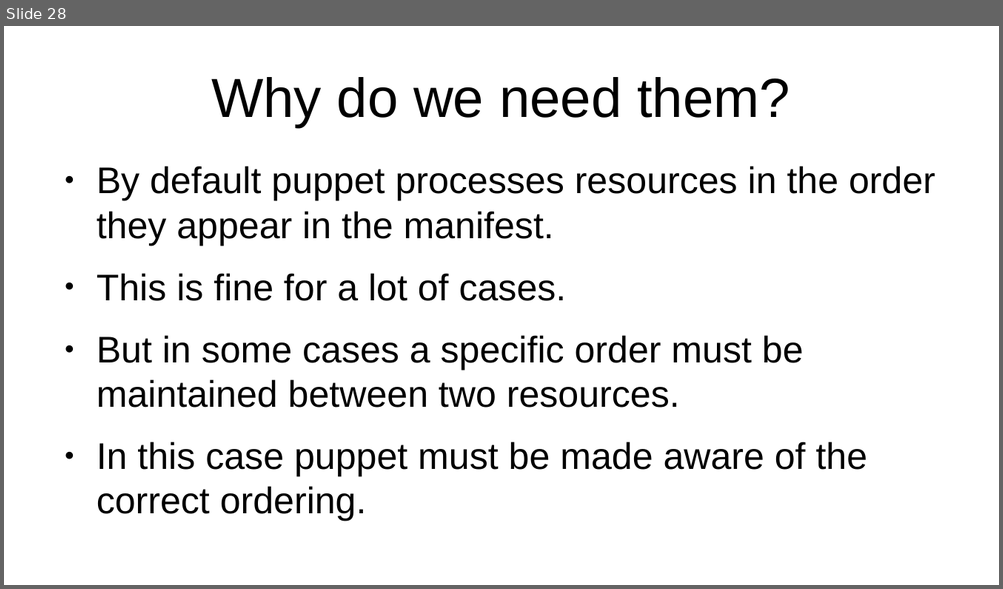
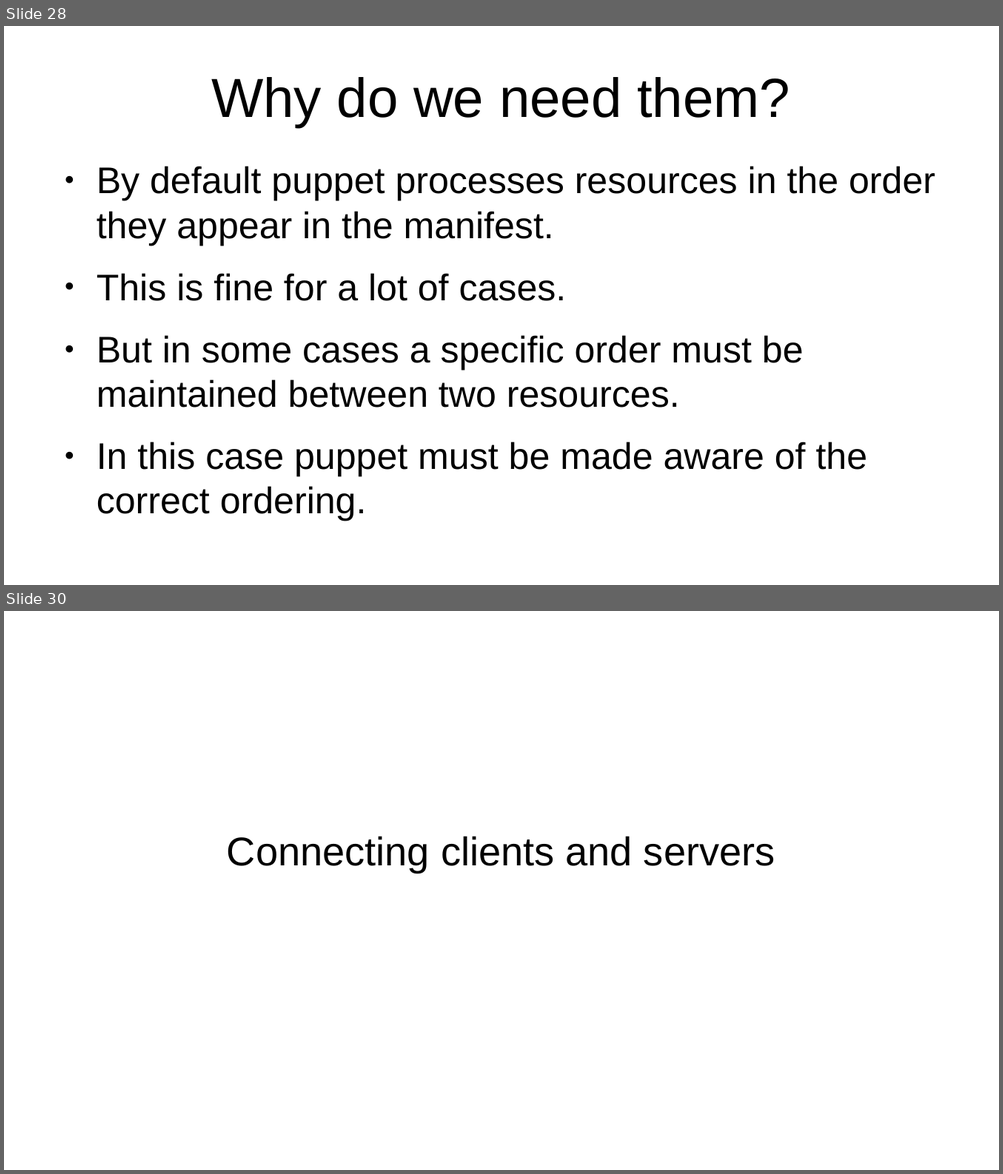
Before and after one commit to veltzer/teaching-puppet, a slide deck: slides.odp. Shown one above the other, each under a label of ours: slide 28 before the commit, slides 28 and 30 after it; the slides between them are not shown. The pictures are 1003x589 and 1003x1174 pixels, drawn with LibreOffice and Linux fonts; fonts in the diff are those of the drawing. Boxes give left, top, right and bottom in pixels: in the first picture for what was removed or moved away, otherwise in the second. Text is boxed around its words. In the diff, an @@ line names an element or a change of style, - is before the commit and + after.

```diff
--- a/slides.odp
+++ b/slides.odp
@@ slide 30 added at bbox=[4, 611, 999, 1170], background #FFFFFF @@
@@ subtitle added at bbox=[227, 836, 775, 872], 32 pt, text #000000 @@
+Connecting clients and servers
```
Also in this commit, not shown: 1 slide changed, 11 other slides added, 1 slide removed, 4 other files.
